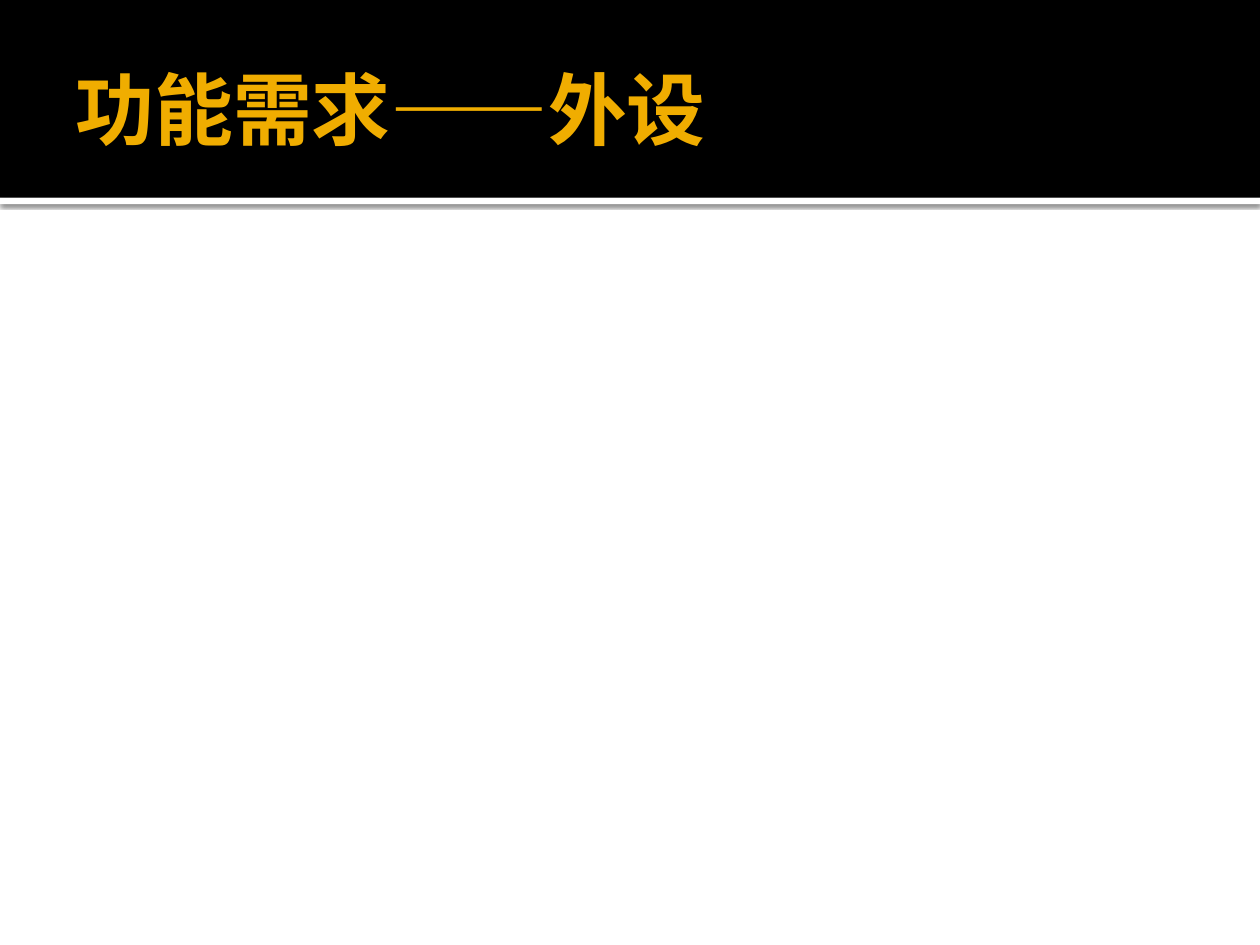
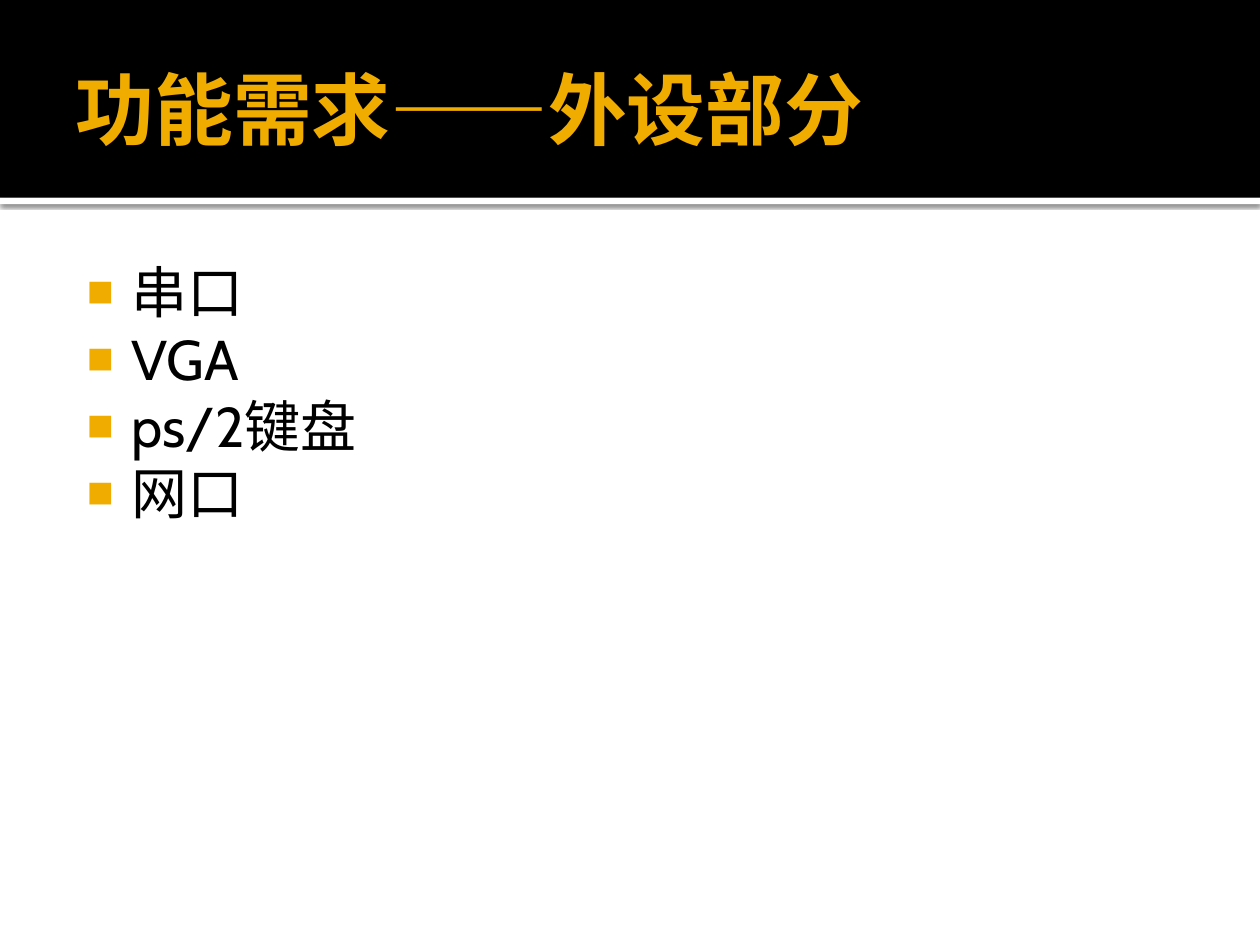
Before and after one commit to xwj95/Atom, a slide deck: slide 34 of report/requirement/32位MIPS综合实验项目需求分析.pptx (slide 16 before the commit). Drawn at 1260x945 pixels with LibreOffice and Linux fonts; fonts in the diff are those of the drawing. Boxes give left, top, right and bottom in pixels: in the first picture for what was removed or moved away, otherwise in the second. Text is boxed around its words. In the diff, an @@ line names an element or a change of style, - is before the commit and + after.

Commit message:
需求分析PPT第一稿

```diff
--- a/report/requirement/32位MIPS综合实验项目需求分析.pptx
+++ b/report/requirement/32位MIPS综合实验项目需求分析.pptx
@@ title at (76,71,864,146): text changed @@
-功能需求——外设
+功能需求——外设部分
@@ text added at (131,266,357,519), 32 pt, text #000000 @@
+■ 串口
+■ VGA
+■ ps/2键盘
+■ 网口
```
Also in this commit, not shown: 20 other slides changed, 22 slides added, 1 slide removed.
